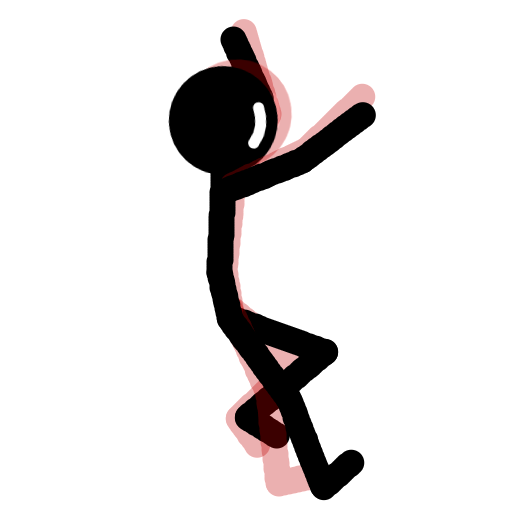
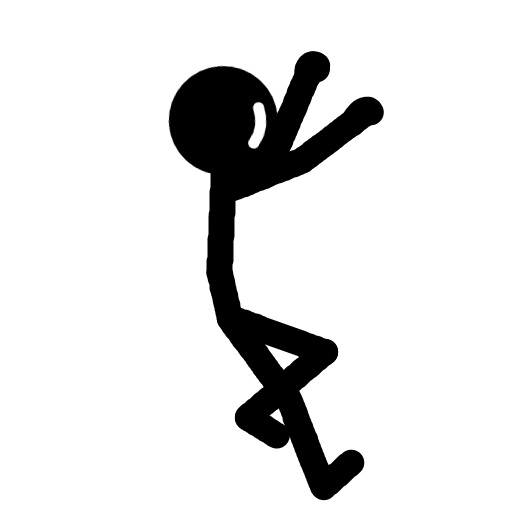
Layer changes from the first 512 × 512 image to the second:
painted on "ArmRight" over [left=230, top=197, right=300, bottom=384]
painted on "Head" over [left=205, top=64, right=384, bottom=256]
painted on "LegRight" over [left=225, top=320, right=311, bottom=497]
painted on "LegLeft" over [left=225, top=320, right=311, bottom=497]
